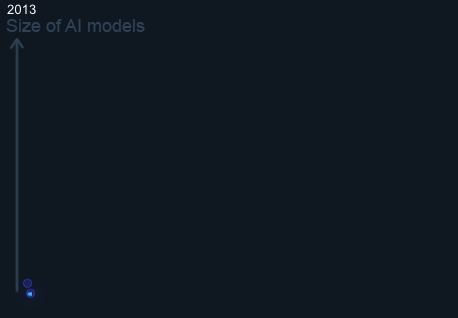
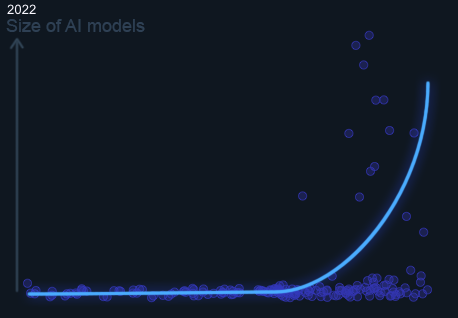
Revision of a layered (458, 318) image; what changed, layer by layer:
painted on "Fitting" over <box>32,80,431,297</box>
"Layer 45": opacity 0% → 100% over <box>15,4,440,309</box>
"Layer 1": opacity 100% → 0% over <box>15,4,440,309</box>
